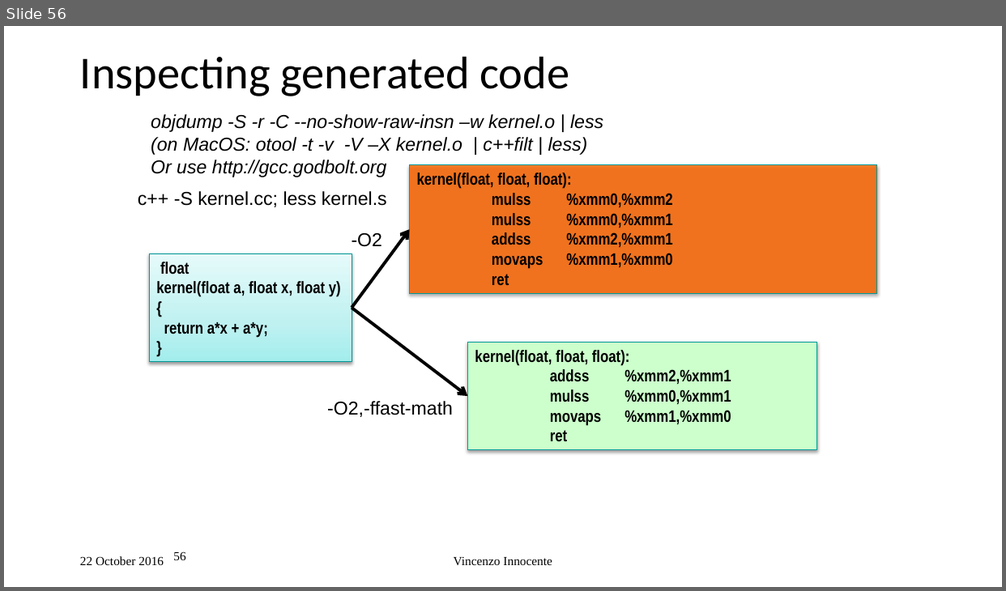
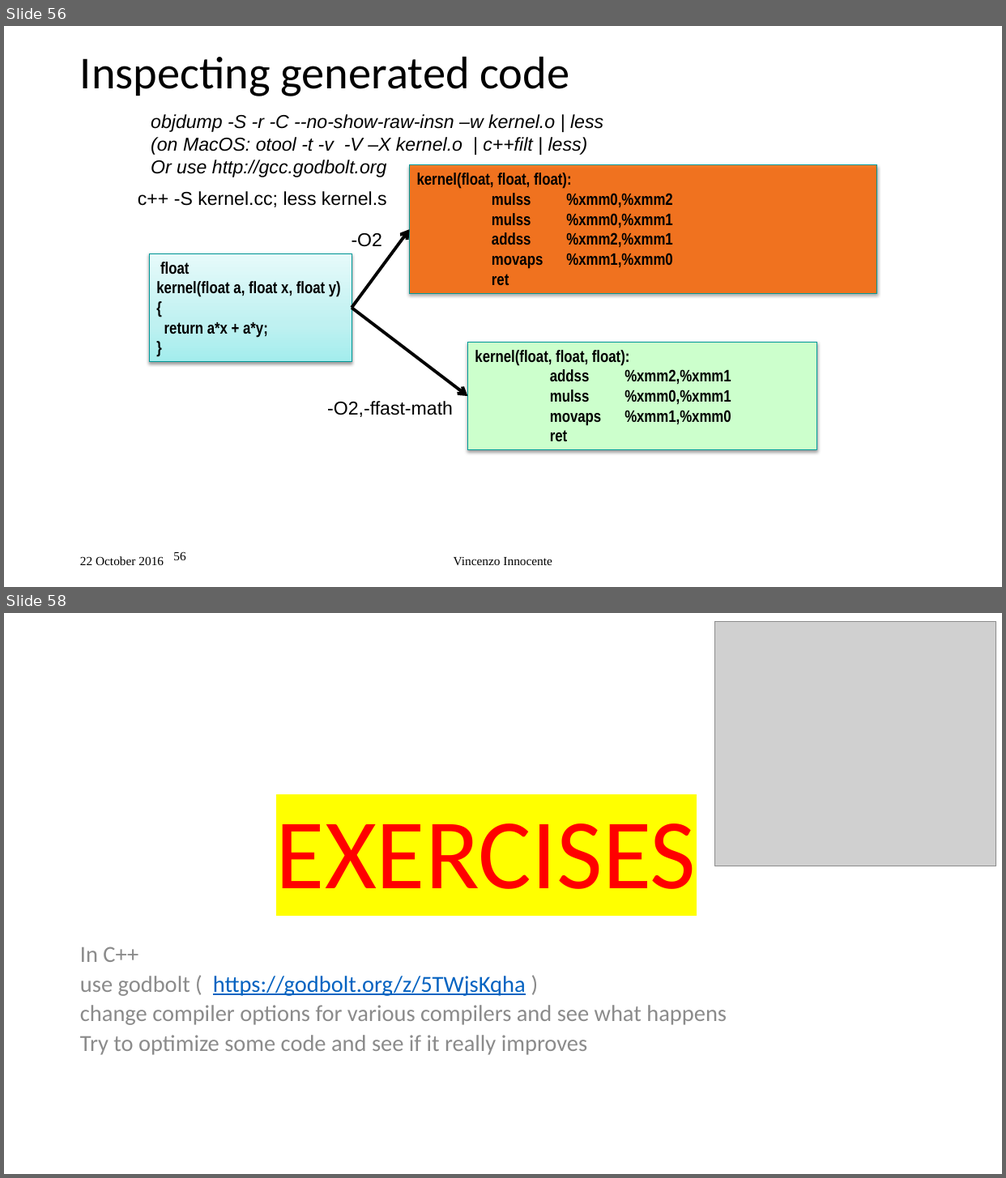
Before and after one commit to VinInn/FPCourse, a slide deck: Slides/FPforScientist.pptx. Shown one above the other, each under a label of ours: slide 56 before the commit, slides 56 and 58 after it; the slides between them are not shown. The pictures are 1006x591 and 1006x1178 pixels, drawn with LibreOffice and Linux fonts; fonts in the diff are those of the drawing; grey boxes stand for pictures. Boxes give left, top, right and bottom in pixels: in the first picture for what was removed or moved away, otherwise in the second. Text is boxed around its words. In the diff, an @@ line names an element or a change of style, - is before the commit and + after.

```diff
--- a/Slides/FPforScientist.pptx
+++ b/Slides/FPforScientist.pptx
@@ slide 58 added at (4, 613, 1002, 1174), background #FFFFFF @@
@@ picture added at (715, 621, 997, 866) @@
@@ title added at (276, 824, 697, 889), 96 pt, text #FF0000 @@
+EXERCISES
@@ text added at (80, 947, 727, 1055), 22.2 pt, text #8C8C8C @@
+In C++
+use godbolt ( https://godbolt.org/z/5TWjsKqha )
+change compiler options for various compilers and see what happens
+Try to optimize some code and see if it really improves
```
Also in this commit, not shown: 8 slides changed, 2 other slides added.
